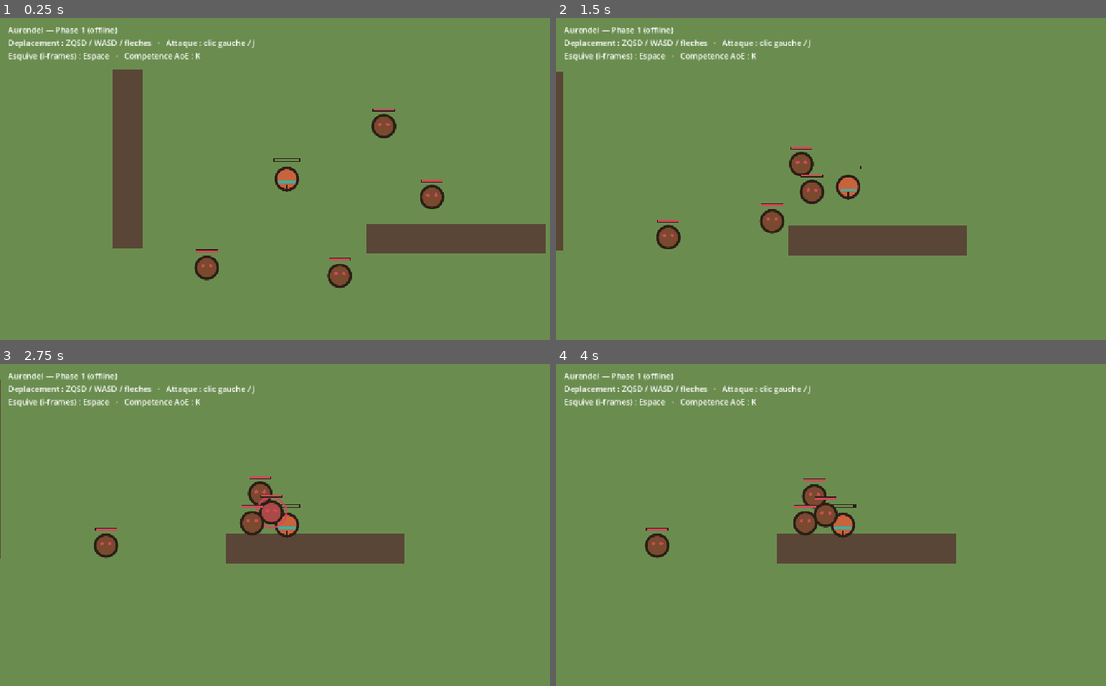
Above: before the commit, frames 1-4 (two rows, left to right).
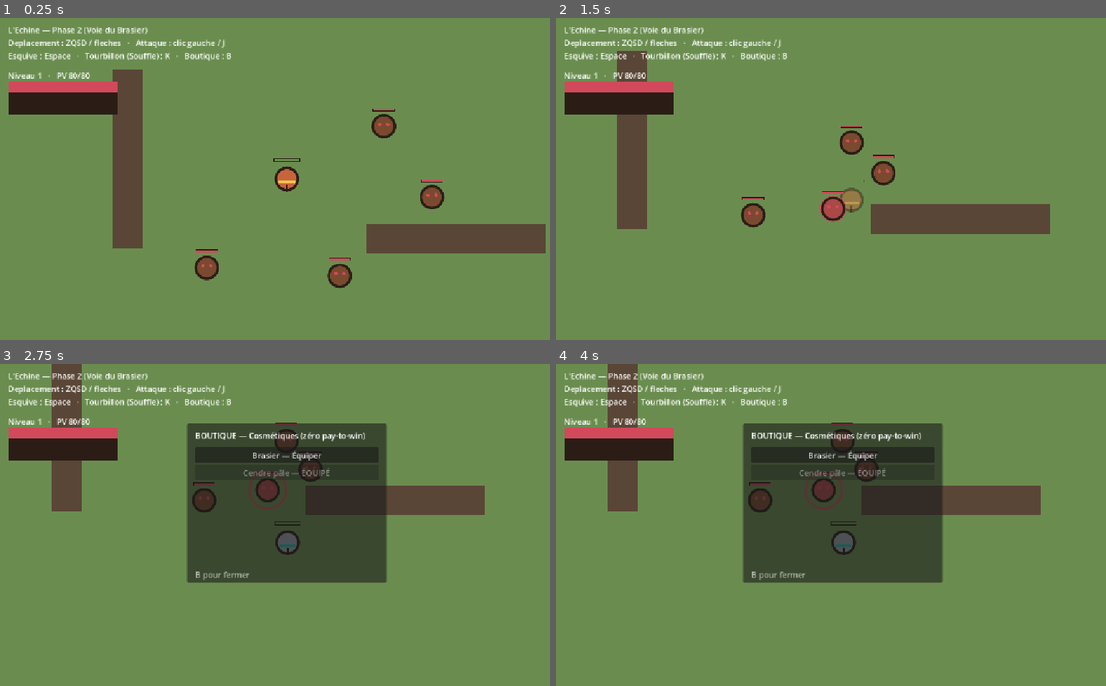
Above: after the commit, the same moments.

Repository: EchosIvoire/-chos
Game: Godot game, scene res://scenes/World.tscn
Two runs of this game, one before a commit and one after it. Both use one fixed random seed, a clock stepped at 60 frames per second and the inputs below.
Inputs (mouse positions are in pixels of both pictures, inside the frame that each line leads up to):
- Up to frame 1 (0.25 s): no input
- Up to frame 2 (1.5 s): move the mouse to (968, 162) at 0.52 s; hold D (move_right) 0.53-1.28 s; click (968, 162) at 0.6 s; tap B (shop, bound only after the commit) at 0.77, 1.07 s; tap Space (dodge) at 0.8, 1.35 s; move the mouse to (726, 195) at 1.27 s; hold S (move_down) from 1.28 s (still down)
- Up to frame 3 (2.75 s): tap B (shop, bound only after the commit) at 1.52, 1.55, 1.82 s; release S (move_down) at 2 s; click (286, 473) at 2 s, where only the run after the commit has a clickable "Cendre pâle — Acheter (gratui…"
- Up to frame 4 (4 s): click (842, 454) at 2.75 s, where only the run after the commit has a clickable "Brasier — Équiper"; click (842, 473) at 3.5 s, where only the run after the commit has a clickable "Cendre pâle — Équiper"

The runs differ from the first frame. In frame 1, 3.3% of the frame differs, in the area x 1-54%, y 2-52%; in frame 2, 14%; in frame 3, 25%, in the area x 0-89%, y 0-68%; in frame 4, 25%.

Commit message:
Phase 2: perso persistant + Souffle + cosmetiques (Voie du Brasier)
- Progression pure (niveau/XP/stats) + tests headless ; XP gagnee sur kill
- Autoload Save: sauvegarde locale (niveau, xp, droits cosmetiques, skin equipe)
- Jauge de Souffle (remplie en frappant, depensee par Tourbillon)
- Habillage cosmetique decouple des stats + 1 skin alternatif (Cendre pale)
- Boutique factice (touche B, jeu en pause): acheter/equiper via Save
- HUD ecran (niveau/PV/Souffle/XP)
- Valide headless: import OK, tests combat+progression OK, boot OK, smoke (level-up/skin/souffle/save) OK

https://claude.ai/code/session_01EimwAVVDcpp486MFtLLhPv

Diff:
--- a/game/client/project.godot
+++ b/game/client/project.godot
@@ -17,6 +17,10 @@
 window/size/viewport_height=648
 window/stretch/mode="canvas_items"
 window/stretch/aspect="keep"
+
+[autoload]
+
+Save="*res://scripts/core/save_manager.gd"
 
 [input]
 
@@ -60,6 +64,11 @@
 "events": [Object(InputEventKey,"resource_local_to_scene":false,"resource_name":"","device":-1,"window_id":0,"alt_press …(190 unchanged characters)…
 ]
 }
+shop={
+"deadzone": 0.5,
+"events": [Object(InputEventKey,"resource_local_to_scene":false,"resource_name":"","device":-1,"window_id":0,"alt_pressed":false,"shift_pressed":false,"ctrl_pressed":false,"meta_pressed":false,"pressed":false,"keycode":0,"physical_keycode":66,"key_label":0,"unicode":0,"location":0,"echo":false,"script":null)
+]
+}
 
 [rendering]
 
--- a/game/client/scenes/World.tscn
+++ b/game/client/scenes/World.tscn
@@ -1,7 +1,9 @@
-[gd_scene load_steps=4 format=3 uid="uid://b8fauveworld01"]
+[gd_scene load_steps=6 format=3 uid="uid://b8fauveworld01"]
 
 [ext_resource type="PackedScene" path="res://scenes/Player.tscn" id="1_player"]
 [ext_resource type="PackedScene" path="res://scenes/Mob.tscn" id="2_mob"]
+[ext_resource type="Script" path="res://scripts/ui/hud.gd" id="3_hud"]
+[ext_resource type="Script" path="res://scripts/ui/shop.gd" id="4_shop"]
 
 [sub_resource type="RectangleShape2D" id="RectangleShape2D_wall"]
 size = Vector2(60, 360)
@@ -55,8 +57,18 @@
 [node name="Hint" type="Label" parent="UI"]
 offset_left = 16.0
 offset_top = 12.0
-offset_right = 720.0
+offset_right = 760.0
 offset_bottom = 96.0
-text = "Aurendel — Phase 1 (offline)
-Deplacement : ZQSD / WASD / fleches   ·   Attaque : clic gauche / J
-Esquive (i-frames) : Espace   ·   Competence AoE : K"
+text = "L'Echine — Phase 2 (Voie du Brasier)
+Deplacement : ZQSD / fleches   ·   Attaque : clic gauche / J
+Esquive : Espace   ·   Tourbillon (Souffle) : K   ·   Boutique : B"
+
+[node name="HUD" type="Control" parent="UI"]
+layout_mode = 3
+anchors_preset = 15
+script = ExtResource("3_hud")
+
+[node name="Shop" type="Control" parent="UI"]
+layout_mode = 3
+anchors_preset = 15
+script = ExtResource("4_shop")
--- /dev/null
+++ b/game/client/scripts/core/cosmetics.gd
@@ -0,0 +1,27 @@
+class_name Cosmetics
+extends RefCounted
+## Définitions cosmétiques (contenu statique). 100% VISUEL — aucun impact stat.
+## En attendant les vrais sprites, un skin = un jeu de couleurs appliqué au rendu
+## greybox (corps / accent / traînée de Voie). Plus tard : sprite-sheets / overlays.
+##
+## L'équipement d'un skin est validé contre les droits possédés (entitlements) :
+## en Phase 2 c'est local (SaveManager), en Phase 6 c'est vérifié serveur.
+
+const DEFAULT_SKIN := "brasier_base"
+
+const SKINS := {
+	"brasier_base": {
+		"name": "Brasier",
+		"fill": "c8643c", "accent": "f2c14e", "trail": "ef6c3a",
+	},
+	"cendre_pale": {
+		"name": "Cendre pâle",
+		"fill": "9aa3ad", "accent": "33b3a6", "trail": "bfe9e3",
+	},
+}
+
+static func exists(id: String) -> bool:
+	return SKINS.has(id)
+
+static func get_skin(id: String) -> Dictionary:
+	return SKINS.get(id, SKINS[DEFAULT_SKIN])
--- /dev/null
+++ b/game/client/scripts/core/progression.gd
@@ -0,0 +1,32 @@
+class_name Progression
+extends RefCounted
+## Progression PURE & déterministe (niveau / XP / stats dérivées).
+## Aucune dépendance rendu/réseau → testable seule. En Phase 3, c'est cette règle
+## que le serveur autoritatif appliquera (jamais le client).
+##
+## Les stats sont dérivées du NIVEAU uniquement — jamais d'un cosmétique (anti-P2W).
+
+const MAX_LEVEL := 30
+
+## XP nécessaire pour passer DE `level` à `level+1`.
+static func xp_to_next(level: int) -> int:
+	return 50 + (maxi(level, 1) - 1) * 40   # 50, 90, 130, 170, ...
+
+## Absorbe `gained` XP. Retourne { level, xp, leveled } (leveled = nb de niveaux gagnés).
+static func add_xp(level: int, xp: int, gained: int) -> Dictionary:
+	var lvl := maxi(level, 1)
+	var cur := xp + maxi(gained, 0)
+	var leveled := 0
+	while lvl < MAX_LEVEL and cur >= xp_to_next(lvl):
+		cur -= xp_to_next(lvl)
+		lvl += 1
+		leveled += 1
+	if lvl >= MAX_LEVEL:
+		cur = 0
+	return {"level": lvl, "xp": cur, "leveled": leveled}
+
+static func max_hp(level: int) -> int:
+	return 80 + (maxi(level, 1) - 1) * 20
+
+static func attack(level: int) -> int:
+	return 10 + (maxi(level, 1) - 1) * 2
--- /dev/null
+++ b/game/client/scripts/core/save_manager.gd
@@ -0,0 +1,53 @@
+extends Node
+## Sauvegarde LOCALE (Phase 2) — autoload "Save".
+##
+## Phase 2 : la sauvegarde locale est la source de vérité (jeu jouable sans serveur).
+## Phase 3+ : Nakama devient autoritatif ; ce manager deviendra un cache local
+## synchronisé avec le serveur. Garder l'API stable (get/grant/equip) pour limiter
+## l'impact de cette bascule.
+
+const PATH := "user://save.json"
+
+var data := {
+	"level": 1,
+	"xp": 0,
+	"owned_cosmetics": ["brasier_base"],   # le skin de base est acquis d'office
+	"equipped_skin": "brasier_base",
+}
+
+func _ready() -> void:
+	load_game()
+
+func load_game() -> void:
+	if not FileAccess.file_exists(PATH):
+		save_game()
+		return
+	var f := FileAccess.open(PATH, FileAccess.READ)
+	if f == null:
+		return
+	var parsed: Variant = JSON.parse_string(f.get_as_text())
+	if typeof(parsed) == TYPE_DICTIONARY:
+		for k in data.keys():
+			if parsed.has(k):
+				data[k] = parsed[k]
+
+func save_game() -> void:
+	var f := FileAccess.open(PATH, FileAccess.WRITE)
+	if f == null:
+		push_warning("[Save] écriture impossible: %s" % PATH)
+		return
+	f.store_string(JSON.stringify(data, "  "))
+
+## Octroie un droit cosmétique (en Phase 6 : appel serveur autoritatif).
+func grant(skin_id: String) -> void:
+	if not data["owned_cosmetics"].has(skin_id):
+		data["owned_cosmetics"].append(skin_id)
+		save_game()
+
+## Équipe un skin SEULEMENT s'il est possédé. Retourne true si appliqué.
+func equip(skin_id: String) -> bool:
+	if data["owned_cosmetics"].has(skin_id):
+		data["equipped_skin"] = skin_id
+		save_game()
+		return true
+	return false
--- a/game/client/scripts/mob.gd
+++ b/game/client/scripts/mob.gd
@@ -15,6 +15,7 @@
 const ATTACK_DAMAGE := 8
 const ATTACK_COOLDOWN := 1.1
 const STUN_TIME := 0.18        # immobilisation à la réception d'un coup
+const XP_REWARD := 30          # XP donnée au joueur à la mort
 
 const BODY := Color("7a4a2e")
 const OUTLINE := Color("2b1d16")
@@ -94,6 +95,8 @@
 		_die()
 
 func _die() -> void:
+	if is_instance_valid(_player) and _player.has_method("gain_xp"):
+		_player.gain_xp(XP_REWARD)
 	remove_from_group("mobs")
 	set_physics_process(false)
 	$CollisionShape2D.set_deferred("disabled", true)
--- a/game/client/scripts/player.gd
+++ b/game/client/scripts/player.gd
@@ -1,12 +1,12 @@
 extends CharacterBody2D
-## Controller top-down — Phase 1 (offline).
+## Controller du joueur — Phase 2 (offline, persistance locale).
 ##
-## Périmètre minimal jouable : déplacement 8 directions, esquive (dash + i-frames),
-## attaque mêlée en cône, 1 compétence AoE. Tout l'input passe par des actions
-## (InputMap) => rebindable et prêt pour le tactile (joystick virtuel, Phase 8).
+## Hérite du cœur de combat Phase 1 (déplacement 8 dir, esquive/i-frames, attaque
+## en cône, compétence, game feel) et ajoute : niveau/XP/stats persistants, jauge
+## de SOUFFLE (ressource L'Échine), et application d'un SKIN cosmétique (visuel pur).
 ##
-## Le game feel (knockback/hit-stop/shake/flash/chiffres) est l'enjeu n°1 de cette
-## phase : si taper du mob n'est pas satisfaisant ici, on corrige avant tout le reste.
+## Voie incarnée pour l'instant : le BRASIER (compétence = Tourbillon, AoE).
+## Les stats viennent du NIVEAU (Progression) ; le skin ne touche jamais aux stats.
 
 const SPEED := 240.0
 const ACCEL := 2000.0
@@ -21,22 +21,32 @@
 const ATTACK_ARC := deg_to_rad(110.0)
 const ATTACK_POWER := 1.0
 
-const SKILL_COOLDOWN := 2.5
+const SKILL_COOLDOWN := 2.5         # Tourbillon (Voie du Brasier)
 const SKILL_POWER := 2.2
 const SKILL_RADIUS := 140.0
+const SKILL_SOUFFLE_COST := 40
 
 const CRIT_CHANCE := 0.2
 const CRIT_MULT := 1.6
 
-const MAX_HP := 100
-
-@export var atk: int = 12
-
-# Couleurs DA "Aurendel".
-const FILL := Color("c8643c")
+const MAX_SOUFFLE := 100
+const SOUFFLE_PER_HIT := 12
+
 const OUTLINE := Color("2b1d16")
-const ACCENT := Color("33b3a6")
-const HAIR := Color("2b1d16")
+
+# --- Progression (persistée via l'autoload Save) ---
+var level := 1
+var xp := 0
+var max_hp := 100
+var atk := 12
+var hp := 100
+var souffle := 0
+var max_souffle := MAX_SOUFFLE
+
+# --- Couleurs du skin équipé (visuel pur, voir Cosmetics) ---
+var _fill := Color("c8643c")
+var _accent := Color("33b3a6")
+var _trail := Color("f2c14e")
 
 var _facing := Vector2.DOWN
 var _dodge_timer := 0.0
@@ -44,25 +54,30 @@
 var _attack_cd := 0.0
 var _skill_cd := 0.0
 var _invulnerable := false
-var _swing := 0.0          # avancement de l'anim de coup (1 -> 0)
-var _skill_fx := 0.0       # avancement du flash de skill (1 -> 0)
+var _swing := 0.0
+var _skill_fx := 0.0
 var _shake_amt := 0.0
-var _stopping := false     # garde-fou contre les hit-stops imbriqués
-
-var hp := MAX_HP
-var _hit_flash := 0.0      # flash blanc quand le joueur encaisse (1 -> 0)
+var _stopping := false
+var _hit_flash := 0.0
 var _spawn_pos := Vector2.ZERO
 
 @onready var camera: Camera2D = $Camera2D
 
 func _ready() -> void:
-	add_to_group("player")     # les mobs nous trouvent via ce groupe
+	add_to_group("player")
 	_spawn_pos = global_position
+	# Charge la progression sauvegardée et en dérive les stats.
+	level = int(Save.data.get("level", 1))
+	xp = int(Save.data.get("xp", 0))
+	max_hp = Progression.max_hp(level)
+	atk = Progression.attack(level)
+	hp = max_hp
+	souffle = 0
+	refresh_skin()
 
 func _physics_process(delta: float) -> void:
 	_tick_timers(delta)
 
-	# Pendant l'esquive, on conserve l'élan du dash (i-frames actives).
 	if _dodge_timer > 0.0:
 		move_and_slide()
 		return
@@ -85,7 +100,6 @@
 	queue_redraw()
 
 func _process(delta: float) -> void:
-	# Screen shake : décroissance + offset aléatoire appliqué à la caméra.
 	if _shake_amt > 0.05:
 		camera.offset = Vector2(randf_range(-_shake_amt, _shake_amt), randf_range(-_shake_amt, _shake_amt))
 		_shake_amt = move_toward(_shake_amt, 0.0, 40.0 * delta)
@@ -130,11 +144,15 @@
 		var to_m: Vector2 = m.global_position - global_position
 		if to_m.length() <= ATTACK_RANGE + 22.0 and absf(_facing.angle_to(to_m)) <= ATTACK_ARC * 0.5:
 			m.take_damage(dmg, to_m.normalized(), is_crit)
+			_gain_souffle()
 			hit_any = true
 	if hit_any:
 		_hit_feedback(1.2 if is_crit else 1.0)
 
 func _skill() -> void:
+	if souffle < SKILL_SOUFFLE_COST:
+		return                       # pas assez de Souffle
+	souffle -= SKILL_SOUFFLE_COST
 	_skill_cd = SKILL_COOLDOWN
 	_skill_fx = 1.0
 	var hit_any := false
@@ -148,6 +166,55 @@
 			hit_any = true
 	_hit_feedback(2.0 if hit_any else 1.0)
 
+func _gain_souffle() -> void:
+	souffle = clampi(souffle + SOUFFLE_PER_HIT, 0, max_souffle)
+
+# --- Progression ---
+
+func gain_xp(amount: int) -> void:
+	var r := Progression.add_xp(level, xp, amount)
+	level = int(r["level"])
+	xp = int(r["xp"])
+	if int(r["leveled"]) > 0:
+		_on_level_up()
+	Save.data["level"] = level
+	Save.data["xp"] = xp
+	Save.save_game()
+
+func _on_level_up() -> void:
+	max_hp = Progression.max_hp(level)
+	atk = Progression.attack(level)
+	hp = max_hp            # soin complet à la montée de niveau
+	_skill_fx = 1.0        # petit fx de feedback
+
+# --- Cosmétique (visuel pur) ---
+
+func refresh_skin() -> void:
+	var s := Cosmetics.get_skin(String(Save.data.get("equipped_skin", Cosmetics.DEFAULT_SKIN)))
+	_fill = Color(String(s["fill"]))
+	_accent = Color(String(s["accent"]))
+	_trail = Color(String(s["trail"]))
+	queue_redraw()
+
+# --- PV / dégâts subis ---
+
+func take_damage(amount: int, from_dir: Vector2) -> void:
+	if _invulnerable or _dodge_timer > 0.0:
+		return     # i-frames de l'esquive
+	hp = Combat.apply_damage(hp, amount, max_hp)
+	_hit_flash = 1.0
+	_shake_amt = maxf(_shake_amt, 6.0)
+	velocity += from_dir.normalized() * 200.0
+	queue_redraw()
+	if Combat.is_dead(hp):
+		_die()
+
+func _die() -> void:
+	hp = max_hp
+	global_position = _spawn_pos
+	velocity = Vector2.ZERO
+	_hit_flash = 1.0
+
 # --- Game feel ---
 
 func _hit_feedback(strength: float) -> void:
@@ -159,56 +226,29 @@
 		return
 	_stopping = true
 	Engine.time_scale = 0.05
-	# ignore_time_scale = true => le timer s'écoule en temps réel malgré le ralenti.
 	await get_tree().create_timer(duration, true, false, true).timeout
 	Engine.time_scale = 1.0
 	_stopping = false
 
-# --- PV / dégâts subis ---
-
-func take_damage(amount: int, from_dir: Vector2) -> void:
-	# L'esquive donne de vraies i-frames : pendant le dash, on encaisse zéro.
-	if _invulnerable or _dodge_timer > 0.0:
-		return
-	hp = Combat.apply_damage(hp, amount, MAX_HP)
-	_hit_flash = 1.0
-	_shake_amt = maxf(_shake_amt, 6.0)
-	velocity += from_dir.normalized() * 200.0
-	queue_redraw()
-	if Combat.is_dead(hp):
-		_die()
-
-func _die() -> void:
-	# Respawn simple pour garder le test fluide (mort/respawn propre = plus tard).
-	hp = MAX_HP
-	global_position = _spawn_pos
-	velocity = Vector2.ZERO
-	_hit_flash = 1.0
-
-# --- Rendu placeholder (DA "Aurendel") ---
+# --- Rendu placeholder (greybox, couleurs = skin équipé) ---
 
 func _draw() -> void:
 	var alpha := 0.45 if _invulnerable else 1.0
-	# zone de skill
 	if _skill_fx > 0.0:
-		draw_circle(Vector2.ZERO, SKILL_RADIUS * (1.0 - _skill_fx * 0.15), Color(ACCENT, 0.18 * _skill_fx))
-		draw_arc(Vector2.ZERO, SKILL_RADIUS, 0.0, TAU, 48, Color(ACCENT, _skill_fx), 4.0, true)
-	# corps (flash blanc quand on encaisse)
-	var body_col := Color(FILL, alpha).lerp(Color.WHITE, _hit_flash * 0.6)
+		draw_circle(Vector2.ZERO, SKILL_RADIUS * (1.0 - _skill_fx * 0.15), Color(_trail, 0.18 * _skill_fx))
+		draw_arc(Vector2.ZERO, SKILL_RADIUS, 0.0, TAU, 48, Color(_trail, _skill_fx), 4.0, true)
+	var body_col := Color(_fill, alpha).lerp(Color.WHITE, _hit_flash * 0.6)
 	draw_circle(Vector2.ZERO, 22.0, body_col)
 	draw_arc(Vector2.ZERO, 22.0, 0.0, TAU, 40, Color(OUTLINE, alpha), 4.0, true)
-	# ceinture-accent (repère DA)
-	draw_line(Vector2(-16, 6), Vector2(16, 6), Color(ACCENT, alpha), 5.0)
-	# indicateur de direction
+	draw_line(Vector2(-16, 6), Vector2(16, 6), Color(_accent, alpha), 5.0)
 	var tip := _facing * 26.0
 	draw_line(tip * 0.4, tip, Color(OUTLINE, alpha), 4.0)
-	# arc de coup
 	if _swing > 0.0:
 		var base := _facing.angle()
 		var half := ATTACK_ARC * 0.5
-		draw_arc(Vector2.ZERO, ATTACK_RANGE, base - half, base + half, 24, Color("f2c14e", _swing), 6.0, true)
-	# barre de vie du joueur (verte, au-dessus de la tête)
+		draw_arc(Vector2.ZERO, ATTACK_RANGE, base - half, base + half, 24, Color(_trail, _swing), 6.0, true)
+	# barre de vie du joueur (au-dessus de la tête)
 	var w := 52.0
-	var ratio := float(hp) / float(MAX_HP)
+	var ratio := float(hp) / float(max_hp)
 	draw_rect(Rect2(-w * 0.5, -42.0, w, 7.0), Color(OUTLINE, alpha))
 	draw_rect(Rect2(-w * 0.5 + 1.0, -41.0, (w - 2.0) * ratio, 5.0), Color("6a8d4f"))
--- /dev/null
+++ b/game/client/scripts/ui/hud.gd
@@ -0,0 +1,45 @@
+extends Control
+## HUD écran (Phase 2) : niveau, PV, Souffle, XP. Lit le joueur chaque frame.
+## Greybox volontaire (barres simples) — l'habillage UI viendra avec la DA.
+
+var _p: Node
+var _lvl: Label
+var _hp: ProgressBar
+var _souffle: ProgressBar
+var _xp: ProgressBar
+
+func _ready() -> void:
+	mouse_filter = Control.MOUSE_FILTER_IGNORE   # ne capte pas les clics (sinon bloque l'attaque)
+	_lvl = Label.new()
+	_lvl.position = Vector2(16, 104)
+	add_child(_lvl)
+	_hp = _make_bar(Vector2(16, 128), 220, 18, Color("d1495b"))
+	_souffle = _make_bar(Vector2(16, 150), 220, 12, Color("33b3a6"))
+	_xp = _make_bar(Vector2(16, 168), 220, 8, Color("f2c14e"))
+
+func _make_bar(pos: Vector2, w: float, h: float, col: Color) -> ProgressBar:
+	var b := ProgressBar.new()
+	b.position = pos
+	b.custom_minimum_size = Vector2(w, h)
+	b.size = Vector2(w, h)
+	b.show_percentage = false
+	b.min_value = 0.0
+	b.max_value = 1.0
+	b.value = 1.0
+	var fill := StyleBoxFlat.new()
+	fill.bg_color = col
+	b.add_theme_stylebox_override("fill", fill)
+	var bg := StyleBoxFlat.new()
+	bg.bg_color = Color("2b1d16")
+	b.add_theme_stylebox_override("background", bg)
+	add_child(b)
+	return b
+
+func _process(_delta: float) -> void:
+	if not is_instance_valid(_p):
+		_p = get_tree().get_first_node_in_group("player")
+		return
+	_lvl.text = "Niveau %d   ·   PV %d/%d" % [_p.level, _p.hp, _p.max_hp]
+	_hp.value = float(_p.hp) / float(maxi(_p.max_hp, 1))
+	_souffle.value = float(_p.souffle) / float(maxi(_p.max_souffle, 1))
+	_xp.value = float(_p.xp) / float(maxi(Progression.xp_to_next(_p.level), 1))
--- /dev/null
+++ b/game/client/scripts/ui/shop.gd
@@ -0,0 +1,75 @@
+extends Control
+## Boutique factice (Phase 2) — valide TÔT le pipeline cosmétique (modèle éco).
+##
+## Ouvre/ferme avec l'action "shop" (touche B), met le jeu en pause.
+## Liste les skins, montre possédé/équipé, permet d'« acheter » (gratuit ici) puis
+## d'équiper. Tout passe par l'autoload Save (droits + skin équipé), comme le fera
+## plus tard le serveur autoritatif (Phase 6). Les skins sont 100% visuels.
+
+var _panel: Panel
+var _list: VBoxContainer
+var _open := false
+
+func _ready() -> void:
+	set_anchors_preset(Control.PRESET_FULL_RECT)
+	mouse_filter = Control.MOUSE_FILTER_IGNORE
+	process_mode = Node.PROCESS_MODE_ALWAYS    # reste actif quand le jeu est en pause
+	visible = false
+	_build()
+
+func _build() -> void:
+	_panel = Panel.new()
+	_panel.size = Vector2(400, 320)
+	_panel.position = Vector2(376, 120)
+	_panel.mouse_filter = Control.MOUSE_FILTER_STOP
+	add_child(_panel)
+
+	var title := Label.new()
+	title.text = "BOUTIQUE — Cosmétiques (zéro pay-to-win)"
+	title.position = Vector2(16, 12)
+	_panel.add_child(title)
+
+	_list = VBoxContainer.new()
+	_list.position = Vector2(16, 48)
+	_list.custom_minimum_size = Vector2(368, 240)
+	_panel.add_child(_list)
+
+	var hint := Label.new()
+	hint.text = "B pour fermer"
+	hint.position = Vector2(16, 292)
+	hint.modulate = Color(1, 1, 1, 0.6)
+	_panel.add_child(hint)
+
+func _unhandled_input(event: InputEvent) -> void:
+	if event.is_action_pressed("shop"):
+		_toggle()
+		get_viewport().set_input_as_handled()
+
+func _toggle() -> void:
+	_open = not _open
+	visible = _open
+	get_tree().paused = _open
+	if _open:
+		_refresh()
+
+func _refresh() -> void:
+	for c in _list.get_children():
+		c.queue_free()
+	for id in Cosmetics.SKINS.keys():
+		var s: Dictionary = Cosmetics.SKINS[id]
+		var owned: bool = Save.data["owned_cosmetics"].has(id)
+		var equipped: bool = String(Save.data.get("equipped_skin", "")) == id
+		var b := Button.new()
+		var status := "ÉQUIPÉ" if equipped else ("Équiper" if owned else "Acheter (gratuit)")
+		b.text = "%s — %s" % [String(s["name"]), status]
+		b.disabled = equipped
+		b.pressed.connect(_on_pick.bind(String(id)))
+		_list.add_child(b)
+
+func _on_pick(id: String) -> void:
+	Save.grant(id)        # « achat » (gratuit en factice) -> droit acquis
+	Save.equip(id)        # équipe (vérifie la possession)
+	var p := get_tree().get_first_node_in_group("player")
+	if is_instance_valid(p) and p.has_method("refresh_skin"):
+		p.refresh_skin()
+	_refresh()
--- /dev/null
+++ b/game/client/tests/test_progression.gd
@@ -0,0 +1,37 @@
+extends SceneTree
+## Tests de la progression PURE (niveau / XP / stats). Autoload non requis (preload).
+##   godot --headless --path . -s res://tests/test_progression.gd
+
+const P = preload("res://scripts/core/progression.gd")
+
+func _initialize() -> void:
+	var fails := 0
+	fails += _chk("xp_to_next niv.1 = 50", P.xp_to_next(1) == 50)
+	fails += _chk("xp_to_next niv.3 = 130", P.xp_to_next(3) == 130)
+
+	var r1: Dictionary = P.add_xp(1, 0, 50)
+	fails += _chk("50 xp -> niveau 2", r1["level"] == 2 and r1["xp"] == 0 and r1["leveled"] == 1)
+
+	var r2: Dictionary = P.add_xp(1, 0, 30)
+	fails += _chk("30 xp -> reste niveau 1", r2["level"] == 1 and r2["xp"] == 30)
+
+	var r3: Dictionary = P.add_xp(1, 0, 1000)
+	fails += _chk("gros xp -> multi level-up", r3["level"] > 3 and r3["leveled"] >= 3)
+
+	fails += _chk("max_hp croit avec le niveau", P.max_hp(5) > P.max_hp(1))
+	fails += _chk("attack croit avec le niveau", P.attack(5) > P.attack(1))
+	fails += _chk("plafond MAX_LEVEL", P.add_xp(P.MAX_LEVEL, 0, 99999)["level"] == P.MAX_LEVEL)
+
+	if fails == 0:
+		print("[TEST] progression OK")
+		quit(0)
+	else:
+		printerr("[TEST] progression ECHEC: %d" % fails)
+		quit(1)
+
+func _chk(label: String, cond: bool) -> int:
+	if cond:
+		print("  ok  ", label)
+		return 0
+	printerr("  KO  ", label)
+	return 1
Not shown, added: game/client/scripts/core/cosmetics.gd.uid
Not shown, added: game/client/scripts/core/progression.gd.uid
Not shown, added: game/client/scripts/core/save_manager.gd.uid
Not shown, added: game/client/scripts/ui/hud.gd.uid
Not shown, added: game/client/scripts/ui/shop.gd.uid
Not shown, added: game/client/tests/test_progression.gd.uid
Not shown, changed: game/README.md
